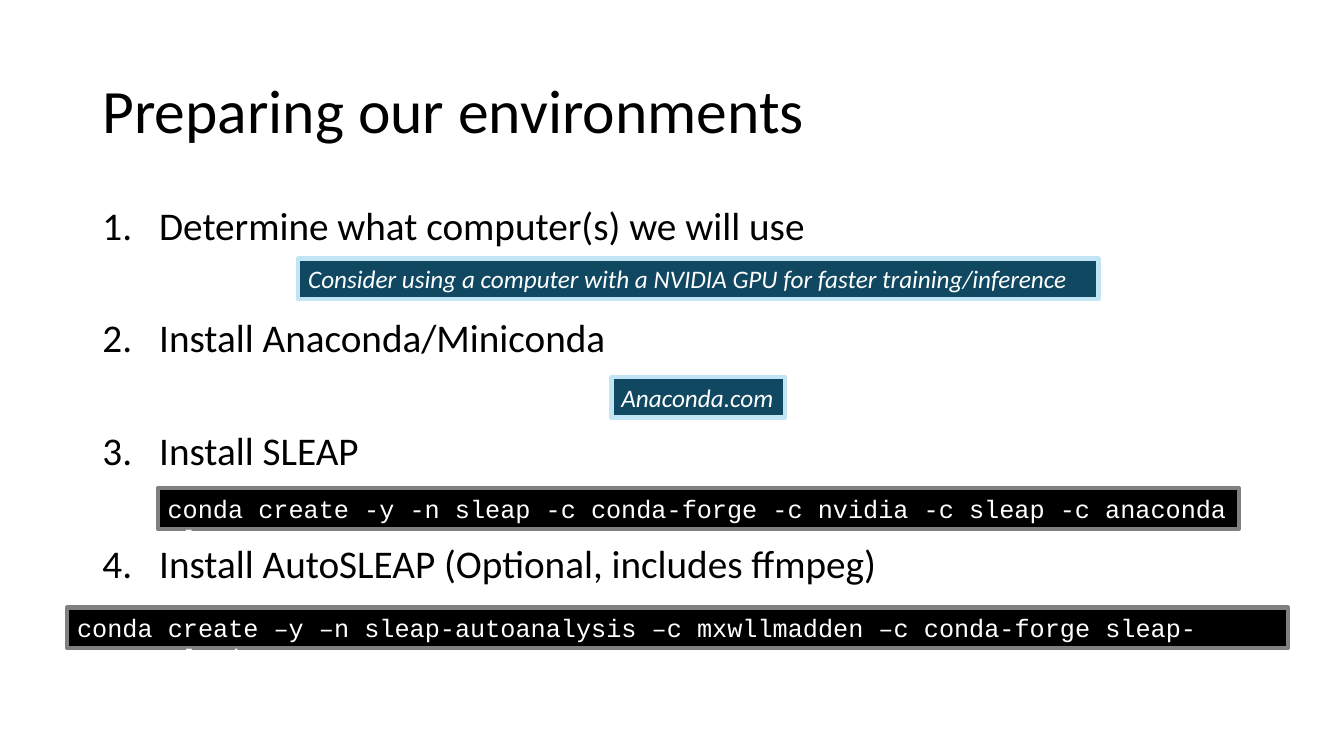
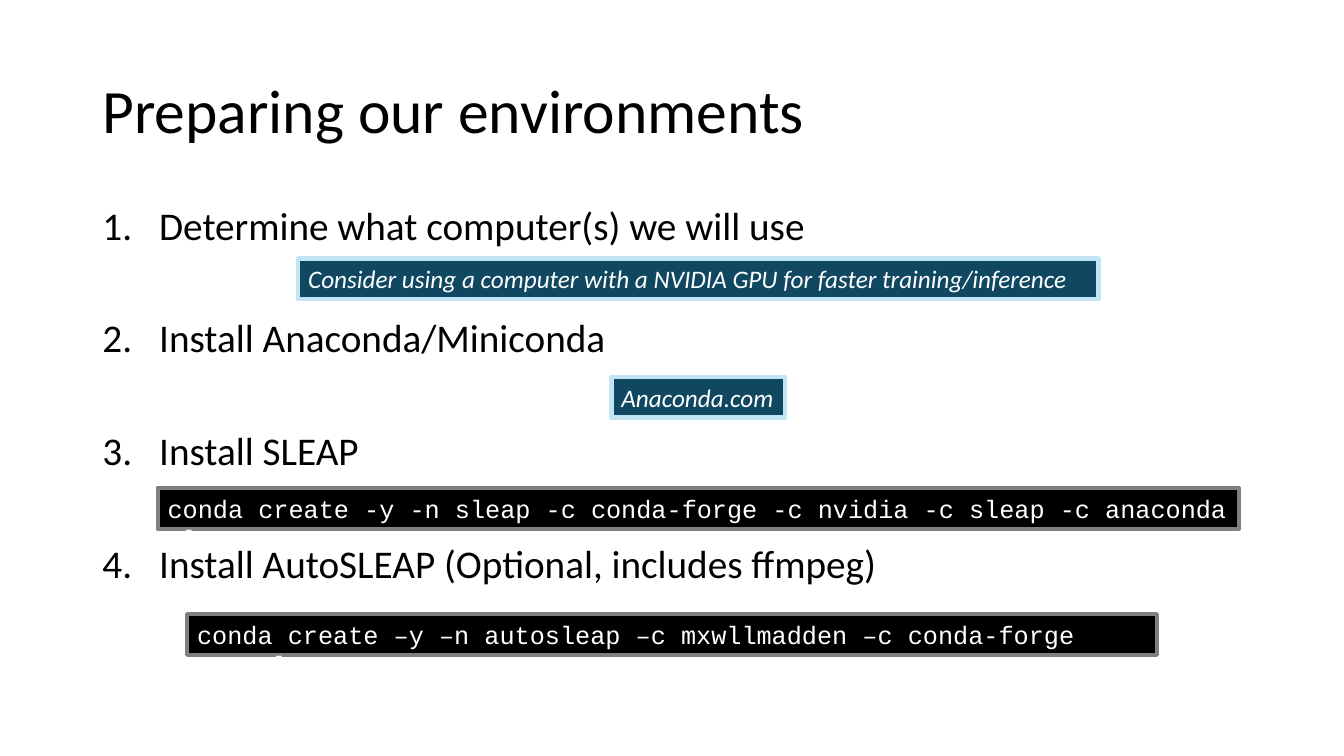
Before and after one commit to mxwllmadden/SLEAP-Autoanalysis, a slide deck: slide 5 of Machine Learning for Pose Estimation using SLEAP.pptx. Drawn at 1344x756 pixels with LibreOffice and Linux fonts; fonts in the diff are those of the drawing. Boxes give left, top, right and bottom in pixels: in the first picture for what was removed or moved away, otherwise in the second. Text is boxed around its words. In the diff, an @@ line names an element or a change of style, - is before the commit and + after.

```diff
--- a/Machine Learning for Pose Estimation using SLEAP.pptx
+++ b/Machine Learning for Pose Estimation using SLEAP.pptx
@@ rectangle "conda create –y –n autosleap ...": place and size @@
-rectangle "conda create –y –n autosleap ..." at [68, 608, 1289, 648]
+rectangle "conda create –y –n autosleap ..." at [188, 614, 1157, 654]
@@ text in rectangle at [197, 625, 1074, 657]: text changed @@
-conda create –y –n sleap-autoanalysis –c mxwllmadden –c conda-forge sleap-autoanalysis
+conda create –y –n autosleap –c mxwllmadden –c conda-forge autosleap
```
Also in this commit, not shown: 25 other files.
